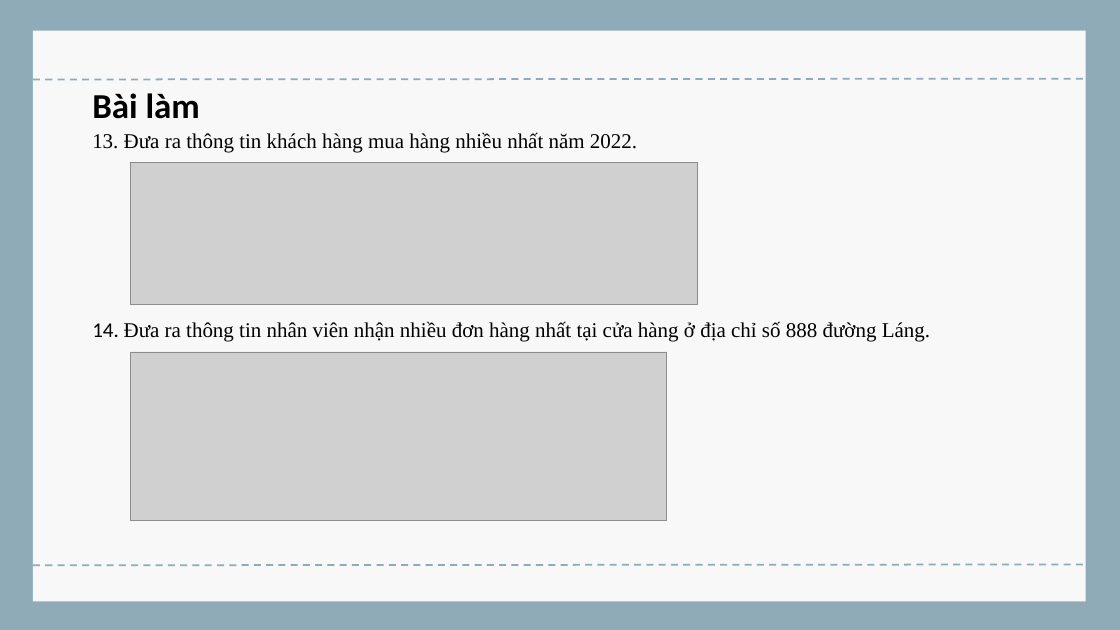
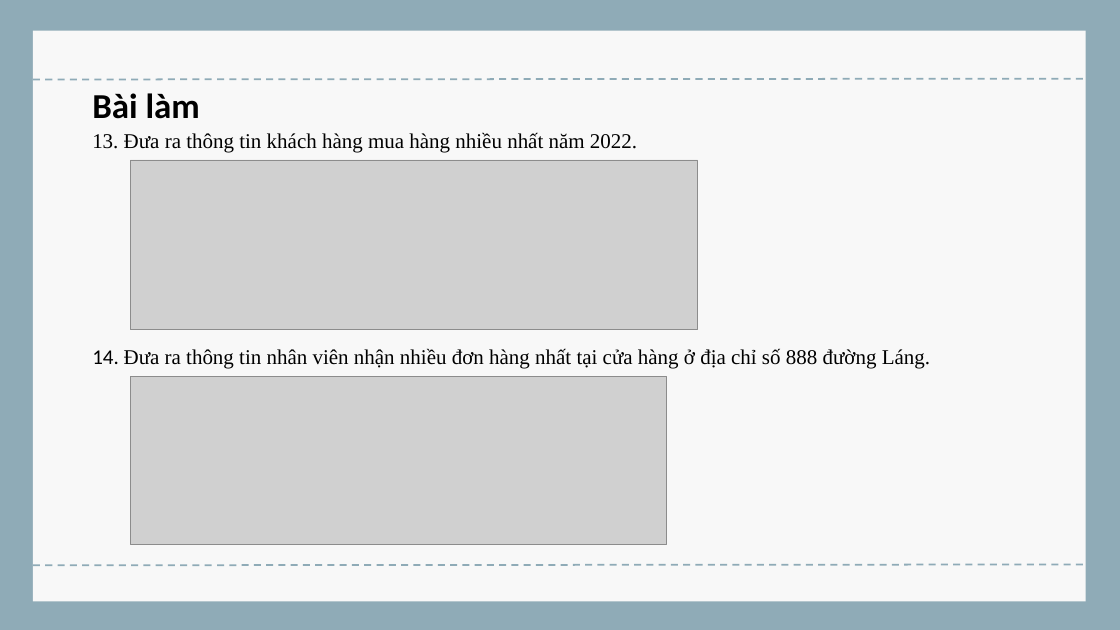
Before and after one commit to dinhminhlh/Major-Assignment-DataBase, a slide deck: slide 26 of CSDL_1_2_22_N04_NHOM07_Loading.pptx. Drawn at 1120x630 pixels with LibreOffice and Linux fonts; fonts in the diff are those of the drawing; grey boxes stand for pictures. Boxes give left, top, right and bottom in pixels: in the first picture for what was removed or moved away, otherwise in the second. Text is boxed around its words. In the diff, an @@ line names an element or a change of style, - is before the commit and + after.

```diff
--- a/CSDL_1_2_22_N04_NHOM07_Loading.pptx
+++ b/CSDL_1_2_22_N04_NHOM07_Loading.pptx
@@ text "Bài làm" rewrapped from (x1=92, y1=93, x2=930, y2=341) to (x1=92, y1=93, x2=930, y2=368) @@
@@ picture resized from (x1=130, y1=163, x2=698, y2=304) to (x1=130, y1=160, x2=698, y2=329) @@
@@ picture moved from (x1=130, y1=352, x2=667, y2=521) to (x1=130, y1=376, x2=667, y2=545) @@
```
Also in this commit, not shown: 1 other file.
